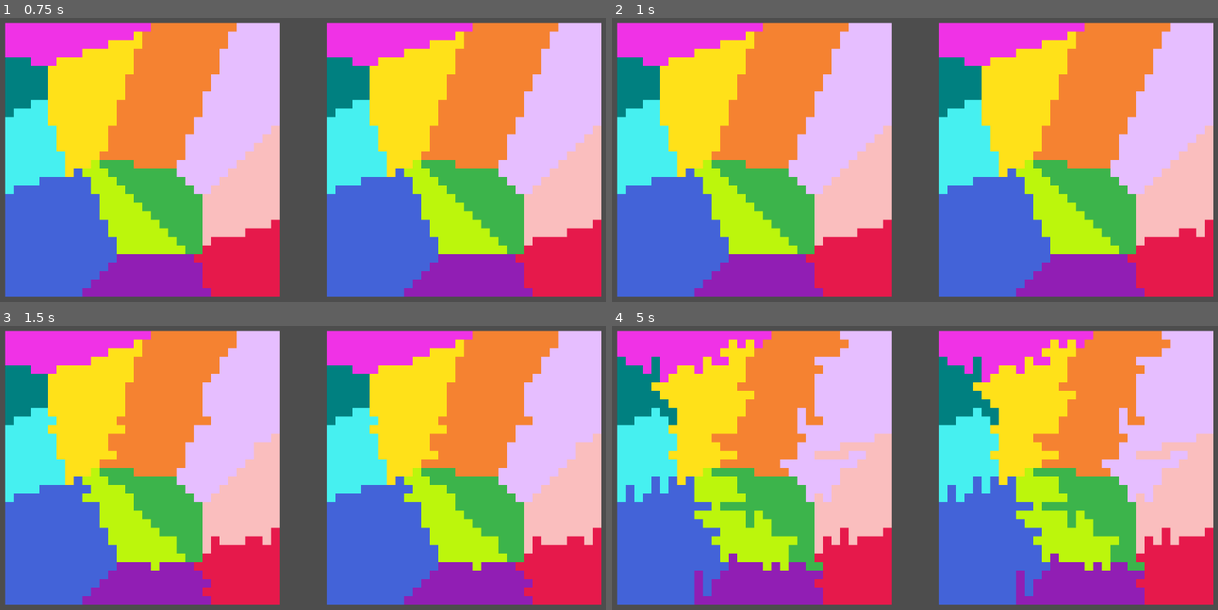
Above: before the commit, frames 1-4 (two rows, left to right).
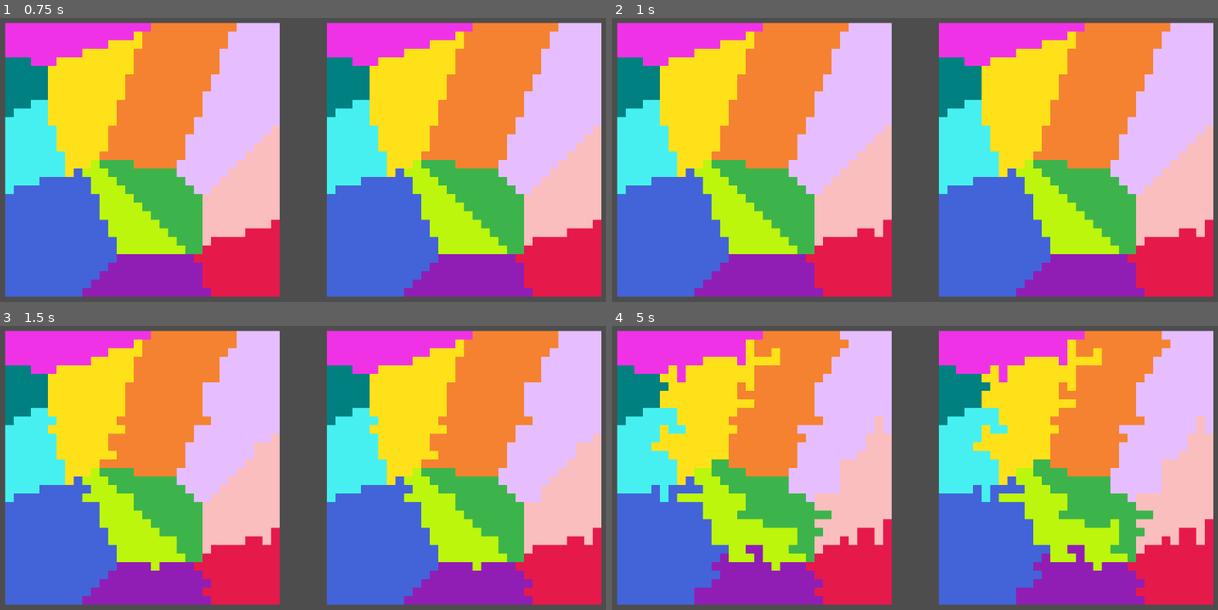
Above: after the commit, the same moments.

Repository: DeclanHarty/RedistrictingProject
Game: Godot game, scene res://main_scene.tscn
Same seed, same stepped clock (60 frames per second), same inputs: the game is played once before the commit and once after it. The project has no main scene, so this scene is started directly.
Inputs:
- Up to frame 1 (0.75 s): tap Enter at 0.5 s
- Up to frame 2 (1 s): no input
- Up to frame 3 (1.5 s): no input
- Up to frame 4 (5 s): no input

Frame 1 is identical in both runs. In frame 2, less than 0.1% of the frame differs, in the area x 43-45%, y 73-78%; in frame 3, 0.3%; in frame 4, 12%, in the area x 0-100%, y 1-96%.

Commit message:
Finished redistricting_state class and implemented it back to previous functionality

Diff:
--- a/diagram_creator.gd
+++ b/diagram_creator.gd
@@ -6,29 +6,17 @@
 const MOORES_NEIGHBORS = [Vector2i(0,1), Vector2i(1,1),  Vector2i(1,0), Vector2i(1,-1), Vector2i(0,-1), Vector2i(-1,-1), Vector2i(-1,0), Vector2i(-1,1)]
 const CARDINAL_DIRECTIONS = [Vector2i(0,1), Vector2i(0,-1), Vector2i(1,0), Vector2i(-1,0)]
 const NUMBER_OF_DISTRICTS = 12
+
+const SIZE_STD_DEV_WEIGHT = 100
+const DISTANCE_FROM_CENTER_DEV_WEIGHT = 50
 # Array of Vector2i's representing the tiles that are currently edges
 var edges : Array[Vector2i] = []
 var directions = CARDINAL_DIRECTIONS
 
-# 2D Array of integers that represents the map where each integer
-# indicates what district that tile belongs to
-var district_map  = []
-
-# Array of integers where each index indicates the district and the integer indicates the number of tiles a part of that district.
-var district_sizes = []
-# Current std dev among district size
-var current_size_std_dev
-# Array of vector2i's that represents the sum of the positions of each district
-var district_position_sums : Array[Vector2i]
+
 
 #Working District State
 var working_state : RedistrictingState = RedistrictingState.new()
-
-# Best result variables
-var best_district_map
-var best_district_sizes
-var best_size_std_dev
-var best_district_position_sums
 
 #Best Districting State
 var best_state : RedistrictingState = RedistrictingState.new()
@@ -59,11 +47,21 @@
 	# Get sprite references
 	BEST_RESULT_SPRITE = $BestMap
 	CURRENT_SPRITE = $CurrentMap
-
+	# 2D Array of integers that represents the map where each integer
+	# indicates what district that tile belongs to
+	var district_map  = []
+	# Array of integers where each index indicates the district and the integer indicates the number of tiles a part of that district.
+	var district_sizes = []
+	# Current std dev among district size
+	var current_size_std_dev
+	# Array of vector2i's that represents the sum of the positions of each district
+	var district_position_sums : Array[Vector2i]
+	district_position_sums.resize(NUMBER_OF_DISTRICTS)
+	# std dev of the average distance from district center for all districts
+	var avg_distance_from_center_std_dev
 	# Initialize district map and district map area
-	init_district_map(CANVAS_WIDTH, CANVAS_HEIGHT)
-
-	# Create and initialize both best and
+	init_district_map(district_map, district_sizes, CANVAS_WIDTH, CANVAS_HEIGHT)
+
 
 	#Set Images to white initially
 	working_image = Image.create_empty(CANVAS_WIDTH, CANVAS_HEIGHT, false, Image.FORMAT_RGBA8)
@@ -83,19 +81,27 @@
 			best_image.set_pixel(x,y, Color(COLORS[closest_position_index]))
 			district_map[x][y] = closest_position_index
 			district_sizes[closest_position_index] += 1
+			district_position_sums[closest_position_index] += Vector2i(x,y)
+
+	var district_centers = []
+	for i in range(len(district_position_sums)):
+		var center : Vector2 = Vector2(district_position_sums[i]) / float(district_sizes[i])
+		district_centers.append(center)
+
+	#var distance_from_center_sums = []
+	#for x in CANVAS_WIDTH:
+		#for y in CANVAS_HEIGHT:
+
 
 	# Calculate the current standard deviation
 	current_size_std_dev = calc_stand_dev(district_sizes)
-	# Set initial best values
-	best_district_map = district_map.duplicate(true)
-	best_size_std_dev = current_size_std_dev
-	best_district_sizes = district_sizes.duplicate(true)
-
-
-	print(district_sizes)
-	print(current_size_std_dev)
-
-	find_edge_pixels(directions)
+
+	#Set Working State
+	working_state.intialize(district_map, district_sizes, current_size_std_dev, district_position_sums, CANVAS_WIDTH, CANVAS_HEIGHT)
+	# Set Best from Working State
+	best_state.copy_from(working_state)
+
+	find_starting_edge_pixels(working_state, directions)
 
 	# Set the working sprite
 	working_texture = ImageTexture.create_from_image(working_image)
@@ -115,30 +121,29 @@
 
 		if(pos_and_new_district[1] == -1):
 			return
-		if(current_size_std_dev < best_size_std_dev):
-			best_size_std_dev = current_size_std_dev
-			best_district_map = district_map.duplicate(true)
-			best_district_sizes = district_sizes.duplicate(true)
+		if(working_state.get_score() < best_state.get_score()):
+			print("Best Score : " + str(best_state.get_score()))
+			print("Working Score : " + str(working_state.get_score()))
+			best_state.copy_from(working_state)
+
 
 			for x in range(CANVAS_WIDTH):
 				for y in range(CANVAS_HEIGHT):
-					best_image.set_pixel(x,y, Color(COLORS[district_map[x][y]]))
+					best_image.set_pixel(x,y, Color(COLORS[working_state.get_district_from_tile(x,y)]))
 
 		if(number_of_bad_iterations >= MAX_NUMBER_OF_BAD_ITERATIONS):
 			number_of_bad_iterations = 0
-			district_map = best_district_map.duplicate(true)
-			district_sizes = best_district_sizes.duplicate(true)
-			current_size_std_dev = best_size_std_dev
-
-			edges = find_edge_pixels(directions)
+			working_state.copy_from(best_state)
+
+			edges = find_starting_edge_pixels(working_state, directions)
 			print("\nMoved Back\n")
 			for x in CANVAS_WIDTH:
 				for y in CANVAS_HEIGHT:
-					working_image.set_pixel(x, y, Color(COLORS[best_district_map[x][y]]))
+					working_image.set_pixel(x, y, Color(COLORS[working_state.get_district_from_tile(x,y)]))
 		else:
 			working_image.set_pixel(pos_and_new_district[0].x, pos_and_new_district[0].y, Color(COLORS[pos_and_new_district[1]]))
 
-		print(str(current_size_std_dev) + " : " + str(initial_bad_move_chance))
+		print(str(working_state.get_size_std_dev()) + " : " + str(initial_bad_move_chance))
 		working_texture = ImageTexture.create_from_image(working_image)
 		CURRENT_SPRITE.texture = working_texture
 
@@ -170,27 +175,17 @@
 
 	return current_closest
 
-func find_edge_pixels(directions):
+func find_starting_edge_pixels(redistricting_state : RedistrictingState, directions):
 	edges = []
 	for x in range(CANVAS_WIDTH):
 		for y in range(CANVAS_HEIGHT):
 			var pos = Vector2i(x,y)
-			if check_if_edge_pixel(pos):
+			if redistricting_state.check_if_edge_pixel(pos, directions):
 				edges.append(pos)
 
 	return edges
 
-func check_if_edge_pixel(pos):
-	for direction in directions:
-		var check_pos = pos + direction
-		if (check_pos.x < 0 or check_pos.x >= CANVAS_WIDTH or check_pos.y < 0 or check_pos.y >= CANVAS_HEIGHT):
-			continue
-		if(district_map[pos.x][pos.y] != district_map[check_pos.x][check_pos.y]):
-			return true
-	return false
-
-
-func init_district_map(image_width, image_height):
+func init_district_map(district_map, district_sizes, image_width, image_height):
 	""" Initializes the district map as a 2d array with each cell set to -1 and sets the district area map"""
 	district_sizes.resize(NUMBER_OF_DISTRICTS)
 	for i in range(len(district_sizes)):
@@ -215,81 +210,77 @@
 
 	return neighboring_districts
 
-func determine_new_edges(pos, original_district, new_district, district_map, edges):
-	""" Determines if given tile and its neighbors are now edge tiles and updates the
-	edges array to match"""
+#func determine_new_edges(pos, original_district, new_district, district_map, edges):
+	#""" Determines if given tile and its neighbors are now edge tiles and updates the
+	#edges array to match"""
+	##for direction in directions:
+		##var check_pos = pos + direction
+		##if (check_pos.x < 0 or check_pos.x >= CANVAS_WIDTH or check_pos.y < 0 or check_pos.y >= CANVAS_HEIGHT):
+			##continue
+		##var check_district = district_map[check_pos.x][check_pos.y]
+		##if check_district == original_district && check_pos not in edges:
+			##edges.append(check_pos)
+		##if check_district == new_district:
+			##var is_now_edge = check_if_edge_pixel(check_pos)
+			##if(is_now_edge and check_pos not in edges):
+				##edges.append(check_pos)
+			##elif(!is_now_edge and check_pos in edges):
+				##edges.erase(check_pos)
+				#
 	#for direction in directions:
 		#var check_pos = pos + direction
+		##Check if cell is in the bounds of the map
 		#if (check_pos.x < 0 or check_pos.x >= CANVAS_WIDTH or check_pos.y < 0 or check_pos.y >= CANVAS_HEIGHT):
 			#continue
-		#var check_district = district_map[check_pos.x][check_pos.y]
-		#if check_district == original_district && check_pos not in edges:
+		#
+		##Add or remove tile from edge list
+		#var is_now_edge = check_if_edge_pixel(check_pos)
+		#if(is_now_edge and check_pos not in edges):
 			#edges.append(check_pos)
-		#if check_district == new_district:
-			#var is_now_edge = check_if_edge_pixel(check_pos)
-			#if(is_now_edge and check_pos not in edges):
-				#edges.append(check_pos)
-			#elif(!is_now_edge and check_pos in edges):
-				#edges.erase(check_pos)
-
-	for direction in directions:
-		var check_pos = pos + direction
-		#Check if cell is in the bounds of the map
-		if (check_pos.x < 0 or check_pos.x >= CANVAS_WIDTH or check_pos.y < 0 or check_pos.y >= CANVAS_HEIGHT):
-			continue
-
-		#Add or remove tile from edge list
-		var is_now_edge = check_if_edge_pixel(check_pos)
-		if(is_now_edge and check_pos not in edges):
-			edges.append(check_pos)
-		elif(!is_now_edge and check_pos in edges):
-			edges.erase(check_pos)
-
-	#Check if the flipped pixel is still an edge
-	var pixel_is_still_edge = check_if_edge_pixel(pos)
-	if !pixel_is_still_edge:
-		edges.erase(pos)
+		#elif(!is_now_edge and check_pos in edges):
+			#edges.erase(check_pos)
+			#
+	##Check if the flipped pixel is still an edge
+	#var pixel_is_still_edge = check_if_edge_pixel(pos)
+	#if !pixel_is_still_edge:
+		#edges.erase(pos)
 
 func flip_edge():
 	# Get a random edge tile to potentially flip
 	var edge_index = randi_range(0, len(edges) - 1)
 	var pos = edges[edge_index]
 	# Get tile's original district
-	var original_district = district_map[pos.x][pos.y]
+	var original_district = working_state.get_district_from_tile(pos.x, pos.y)
 
 	# Get the neighboring district values of the chosen edge (not including original district value)
-	var neighboring_districts = get_neighboring_districts(pos, district_map)
+	var neighboring_districts = working_state.get_neighboring_districts_from_position(pos, directions)
 
 	# Choose a random district that neighbors the chosen edge tile
 	var neighbor_index = randi_range(0, len(neighboring_districts) - 1)
 	var new_district = neighboring_districts[neighbor_index]
 
-	# Make a deep copy of the current district map and update it to match the potential move
-	var new_dict = district_sizes.duplicate(true)
-	new_dict[original_district] -= 1
-	new_dict[new_district] += 1
-
-	if(move_creates_split_check(pos, district_map)):
+	#Check if move would create a split
+	if(working_state.move_creates_split_check(pos)):
 		return [Vector2i.ZERO, -1]
-	# Calculate the std_deviation of the new move and roll a value between 0 and 1
-	var test_std_deviation = calc_stand_dev(new_dict)
+
 	var bad_move_value = randf()
+	#Test Move
+	var move_is_good = working_state.test_move(pos, new_district, SIZE_STD_DEV_WEIGHT, DISTANCE_FROM_CENTER_DEV_WEIGHT)
+
 
 	# If move decreases area std deviation or passes the bad move check
-	if(test_std_deviation <= current_size_std_dev or bad_move_value < initial_bad_move_chance):
+	if(move_is_good or bad_move_value < initial_bad_move_chance):
 		# Increase the number of bad iterations if a "bad" move
-		if(test_std_deviation > current_size_std_dev and bad_move_value < initial_bad_move_chance):
+		if(!move_is_good and bad_move_value < initial_bad_move_chance):
 			initial_bad_move_chance -= TEMP_CHANGE_RATE
 			number_of_bad_iterations += 1
 
-		#Update the district area map and district map to the new district
-		district_sizes = new_dict
-		district_map[pos.x][pos.y] = new_district
-
-		#Update standard deviation to match new standard deviation
-		current_size_std_dev = test_std_deviation
+		# Call algorithm state to perform move
+		working_state.make_move(pos, new_district, SIZE_STD_DEV_WEIGHT, DISTANCE_FROM_CENTER_DEV_WEIGHT)
+
+
 		#Update edges to match new map
-		determine_new_edges(pos, original_district, new_district, district_map, edges)
+		working_state.determine_new_edges(pos, original_district, edges, directions)
 		#find_edge_pixels(directions)
 		return [pos, new_district]
 	else:
@@ -298,7 +289,7 @@
 
 func calc_stand_dev(values):
 	var average_value
-	var average_4th_distance
+	var average_squared_distance
 
 	var distance_sum = 0
 	var sum = 0
@@ -310,8 +301,8 @@
 	for value in values:
 		distance_sum += pow((value - average_value),2)
 
-	average_4th_distance = distance_sum / len(values)
-	return sqrt(average_4th_distance)
+	average_squared_distance = distance_sum / len(values)
+	return sqrt(average_squared_distance)
 
 func move_creates_split_check(pos, current_district_map):
 	var start_district
@@ -322,19 +313,6 @@
 	var should_match_beginning = false
 
 	var districts_that_should_not_appear_again = []
-
-	var neighbors = []
-	for direction in MOORES_NEIGHBORS:
-		var check_pos = pos + direction
-		#Check if cell is in the bounds of the map
-		if (check_pos.x < 0 or check_pos.x >= CANVAS_WIDTH or check_pos.y < 0 or check_pos.y >= CANVAS_HEIGHT):
-			neighbors.append(-1)
-
-		else:
-			var checked_cell_district = current_district_map[check_pos.x][check_pos.y]
-			neighbors.append(checked_cell_district)
-
-	#print(str(pos) + " : " + str(neighbors))
 
 	for direction in MOORES_NEIGHBORS:
 		var check_pos = pos + direction
--- a/redistricting_state.gd
+++ b/redistricting_state.gd
@@ -1,11 +1,21 @@
 class_name RedistrictingState
 
-@export var CANVAS_WIDTH : int
-@export var CANVAS_HEIGHT : int
+@export var CANVAS_WIDTH : int = 0
+@export var CANVAS_HEIGHT : int = 0
+# 2D Array of integers that represents the map where each integer
+# indicates what district that tile belongs to
 @export var district_map : Array
-@export var district_sizes : Array[int]
-@export var size_std_dev : float
+# Array of integers where each index indicates the district and the integer indicates the number of tiles a part of that district.
+@export var district_sizes : Array
+# Current std dev among district size
+@export var size_std_dev : float = 0
+# Array of vector2i's that represents the sum of the positions of each district
 @export var position_sums : Array[Vector2i]
+var distance_from_center_sums : Array[float]
+@export var distance_from_center_std_dev : float = 0
+@export var score : int = 100000000000000000
+
+const MOORES_NEIGHBORS = [Vector2i(0,1), Vector2i(1,1),  Vector2i(1,0), Vector2i(1,-1), Vector2i(0,-1), Vector2i(-1,-1), Vector2i(-1,0), Vector2i(-1,1)]
 
 
 func intialize(district_map, district_sizes, size_std_dev, position_sums, canvas_width, canvas_height):
@@ -18,20 +28,45 @@
 
 
 func copy_from(redistricting_state : RedistrictingState):
-	self.district_map = redistricting_state.distract_map.duplicate(true)
+	self.district_map = redistricting_state.district_map.duplicate(true)
 	self.district_sizes = redistricting_state.district_sizes.duplicate(false)
 	self.size_std_dev = redistricting_state.size_std_dev
 	self.position_sums = redistricting_state.position_sums.duplicate(false)
-
-func test_move(tile_pos : Vector2i, new_district : int, area_std_dev_weight, distance_from_center_std_dev_weight):
-	pass
-
-func make_move():
-	pass
+	self.distance_from_center_std_dev = redistricting_state.distance_from_center_std_dev
+	self.score = redistricting_state.get_score()
+	self.CANVAS_WIDTH = redistricting_state.CANVAS_WIDTH
+	self.CANVAS_HEIGHT = redistricting_state.CANVAS_HEIGHT
+
+func test_move(tile_pos : Vector2i, new_district : int, size_std_dev_weight, distance_from_center_std_dev_weight):
+	var district_sizes_copy = district_sizes.duplicate()
+	var original_district = get_district_from_vector2(tile_pos)
+	var new_distance_from_center_std_dev = 0
+
+	district_sizes_copy[original_district] -= 1
+	district_sizes_copy[new_district] += 1
+
+	var new_size_std_dev = calc_stand_dev(district_sizes_copy)
+
+	var new_score = new_size_std_dev * size_std_dev_weight + new_distance_from_center_std_dev * distance_from_center_std_dev_weight
+
+	return new_score < score
+
+
+func make_move(tile_pos : Vector2i, new_district : int, size_std_dev_weight, distance_from_center_std_dev_weight):
+	var orignial_district = get_district_from_vector2(tile_pos)
+	district_map[tile_pos.x][tile_pos.y] = new_district
+
+	district_sizes[orignial_district] -= 1
+	district_sizes[new_district] += 1
+
+	size_std_dev = calc_stand_dev(district_sizes)
+	print(size_std_dev)
+
+	score = calculate_score(size_std_dev_weight, distance_from_center_std_dev_weight)
 
 func get_neighboring_districts_from_position(position : Vector2i, directions) -> Array[int]:
 	var current_district = district_map[position.x][position.y]
-	var neighboring_districts = []
+	var neighboring_districts : Array[int] = []
 	for direction in directions:
 		var check_pos = position + direction
 		if (check_pos.x < 0 or check_pos.x >= CANVAS_WIDTH or check_pos.y < 0 or check_pos.y >= CANVAS_HEIGHT):
@@ -41,3 +76,125 @@
 			neighboring_districts.append(neighbor_district)
 
 	return neighboring_districts
+
+func determine_new_edges(pos, original_district, edges, directions):
+	""" Determines if given tile and its neighbors are now edge tiles and updates the
+	edges array to match"""
+	for direction in directions:
+		var check_pos = pos + direction
+		#Check if cell is in the bounds of the map
+		if (check_pos.x < 0 or check_pos.x >= CANVAS_WIDTH or check_pos.y < 0 or check_pos.y >= CANVAS_HEIGHT):
+			continue
+
+		#Add or remove tile from edge list
+		var is_now_edge = check_if_edge_pixel(check_pos, directions)
+		if(is_now_edge and check_pos not in edges):
+			edges.append(check_pos)
+		elif(!is_now_edge and check_pos in edges):
+			edges.erase(check_pos)
+
+	#Check if the flipped pixel is still an edge
+	var pixel_is_still_edge = check_if_edge_pixel(pos, directions)
+	if !pixel_is_still_edge:
+		edges.erase(pos)
+
+func check_if_edge_pixel(pos, directions):
+	for direction in directions:
+		var check_pos = pos + direction
+		if (check_pos.x < 0 or check_pos.x >= CANVAS_WIDTH or check_pos.y < 0 or check_pos.y >= CANVAS_HEIGHT):
+			continue
+		# If there is an adjacent district the tile must be on an edge
+		if(district_map[pos.x][pos.y] != district_map[check_pos.x][check_pos.y]):
+			return true
+	return false
+
+func get_district_from_tile(position_x, position_y):
+	return self.district_map[position_x][position_y]
+
+func get_district_from_vector2(position : Vector2i):
+	return self.district_map[position.x][position.y]
+
+func move_creates_split_check(pos):
+	var start_district
+	var current_district
+
+	# Flags
+	var loop_flag = false
+	var should_match_beginning = false
+
+	var districts_that_should_not_appear_again = []
+
+	for direction in MOORES_NEIGHBORS:
+		var check_pos = pos + direction
+
+		#Check if cell is in the bounds of the map
+		if (check_pos.x < 0 or check_pos.x >= CANVAS_WIDTH or check_pos.y < 0 or check_pos.y >= CANVAS_HEIGHT):
+			# If start_district has not been set yet initialize it to -1
+			if(should_match_beginning):
+				#print("District Came Up Again")
+				return true
+			if(start_district == null):
+				start_district = -1
+				current_district = -1
+			# If current_district is different from the checked cell's district
+			elif(current_district != -1):
+				districts_that_should_not_appear_again.append(current_district)
+				current_district = -1
+			#print(-1)
+		else:
+			var checked_cell_district = district_map[check_pos.x][check_pos.y]
+			if(start_district == null):
+				# Set start and current district to the district of the checked cell
+				start_district = checked_cell_district
+				current_district = checked_cell_district
+
+			# If a district that should not have appeared again comes up return true
+			elif(checked_cell_district in districts_that_should_not_appear_again):
+				#print("District Came Up Again")
+				return true
+			# If encountering a new district
+			elif(current_district != checked_cell_district):
+				if(should_match_beginning):
+					#print("Did Not Properly Loop")
+					return true
+
+				if(current_district != start_district):
+					districts_that_should_not_appear_again.append(current_district)
+					if(loop_flag and checked_cell_district == start_district):
+						should_match_beginning = true
+						#print("Should match")
+				else:
+
+					loop_flag = true
+					#print("set loop flag")
+
+				current_district = checked_cell_district
+		#print(current_district)
+	#print("Went through")
+	return false
+
+func calculate_score(size_dev_weight, center_dev_weight):
+	return size_std_dev * size_dev_weight + distance_from_center_std_dev * center_dev_weight
+
+func calc_stand_dev(values):
+	var average_value
+	var average_squared_distance
+
+	var distance_sum = 0
+	var sum = 0
+
+	for value in values:
+		sum += value
+	average_value = sum / len(values)
+
+	for value in values:
+		distance_sum += pow((value - average_value),2)
+
+	average_squared_distance = distance_sum / len(values)
+	return sqrt(average_squared_distance)
+
+func get_score():
+	return score
+
+func get_size_std_dev():
+	return size_std_dev
